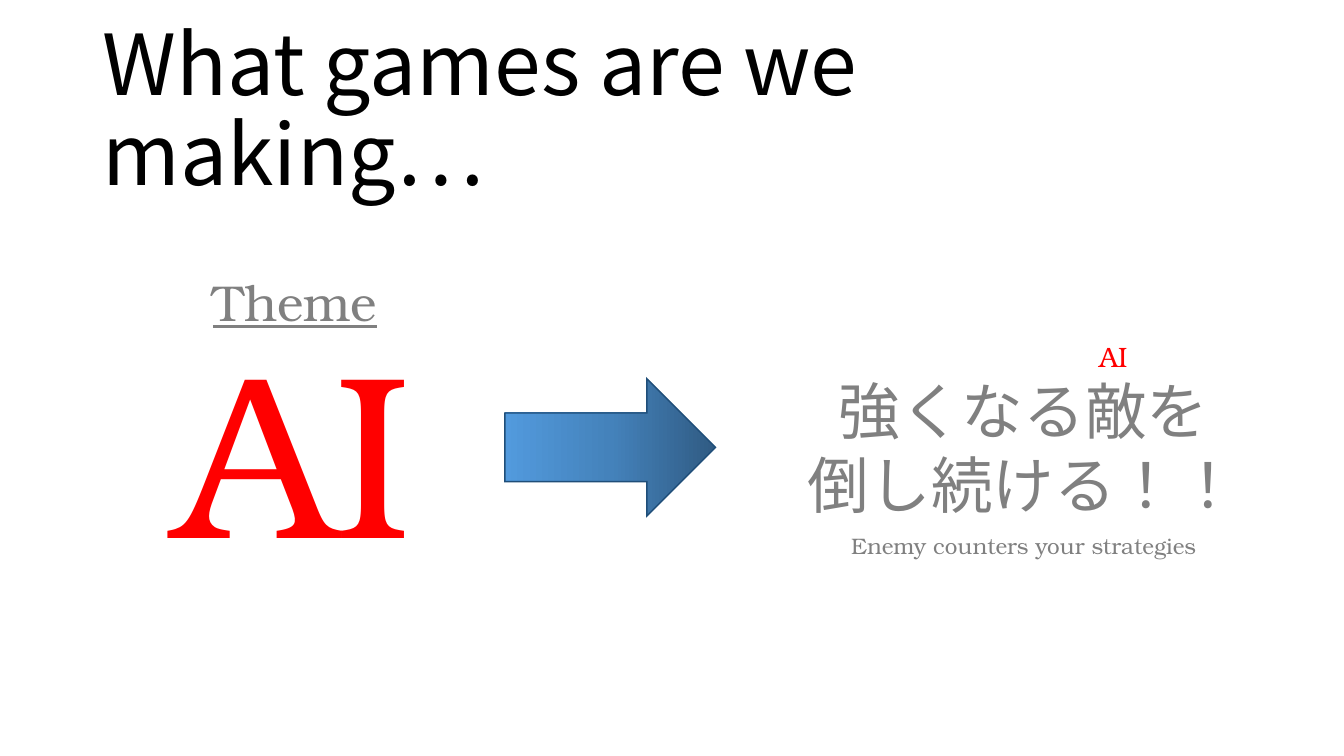
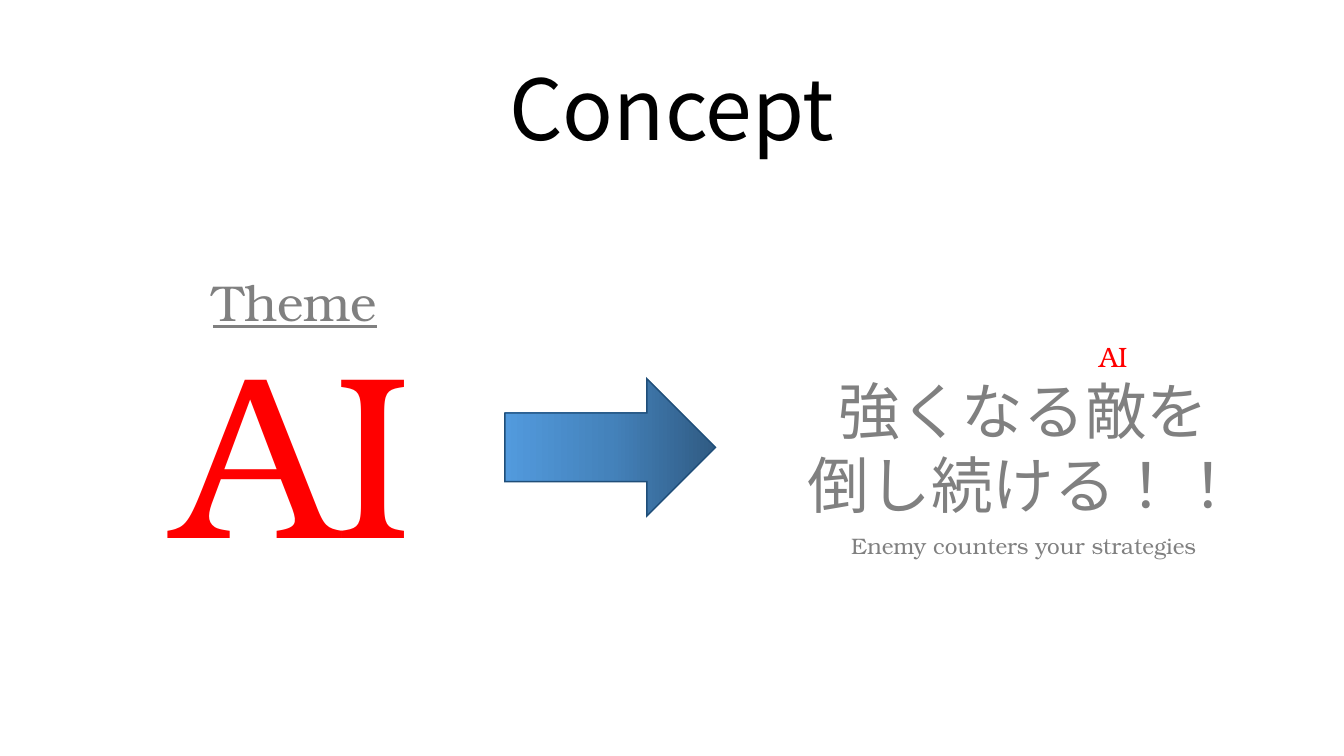
Before and after one commit to s3603079/Gladiator-Game, a slide deck: slide 2 of IGCC_TeamD.pptx. Drawn at 1344x756 pixels with LibreOffice and Linux fonts; fonts in the diff are those of the drawing. Boxes give left, top, right and bottom in pixels: in the first picture for what was removed or moved away, otherwise in the second. Text is boxed around its words. In the diff, an @@ line names an element or a change of style, - is before the commit and + after.

```diff
--- a/IGCC_TeamD.pptx
+++ b/IGCC_TeamD.pptx
@@ title at box(509, 77, 834, 160): text changed @@
-What games are we making…
+Concept
```
Also in this commit, not shown: 1 other slide changed, 2 slides added, 1 slide removed.
